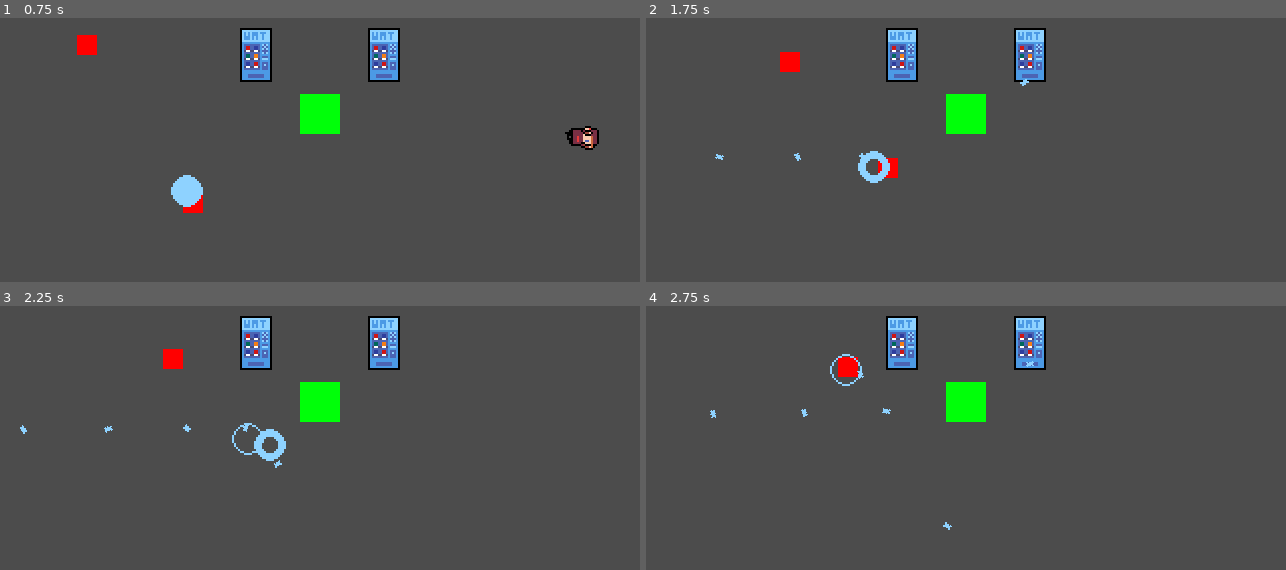
Above: before the commit, frames 1-4 (two rows, left to right).
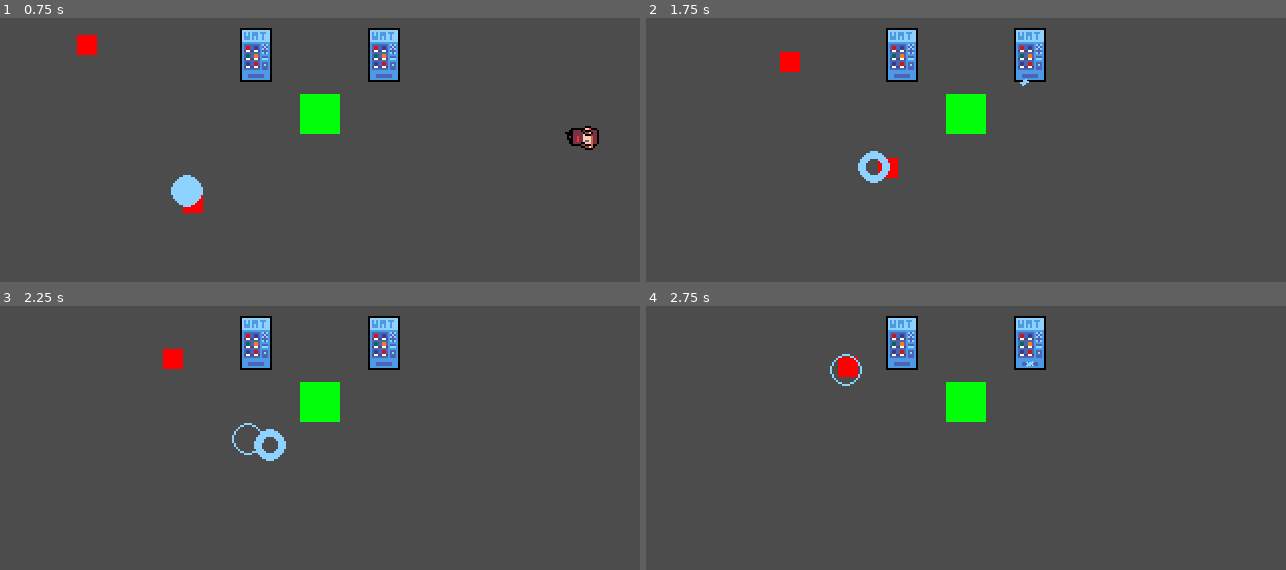
Above: after the commit, the same moments.

Repository: pithnoo/Elevending
Game: Godot game, scene res://Scenes/World.tscn
The game is run twice, just before and just after one commit, with the same random seed, the same clock (stepped at 60 frames per second) and the same inputs.
Inputs:
- Up to frame 1 (0.75 s): hold Right (ui_right) from 0.53 s (still down); tap Space (roll) at 0.6 s
- Up to frame 2 (1.75 s): release Right (ui_right) at 1.28 s; hold Down (ui_down) from 1.28 s (still down); tap Space (roll) at 1.35 s
- Up to frame 3 (2.25 s): release Down (ui_down) at 2.03 s; hold Right (ui_right) from 2.03 s (still down); tap Space (roll) at 2.1 s
- Up to frame 4 (2.75 s): keep holding Right (ui_right)

Frame 1 is identical in both runs. In frame 2, less than 0.1% of the frame differs, in the area x 10-35%, y 51-55%; in frame 3, less than 0.1%, in the area x 3-45%, y 44-62%; in frame 4, less than 0.1%.

Commit message:
fixed issue where queue_free didn't work on projectiles, as child wasn't destroying parent

Diff:
--- a/Code/Enemy/enemy_hurt_box.gd
+++ b/Code/Enemy/enemy_hurt_box.gd
@@ -10,33 +10,34 @@
 export(damage_type) var type
 
 func _on_HurtBox_area_entered(area:Area2D):
-  match type:
-    damage_type.GRASS:
-      # type matchups for grass
-      match area.type:
-        area.element.GRASS:
-          emit_signal("buff_enemy")
-        area.element.WATER:
-          stats.health -= area.damage / 2
-        area.element.FIRE:
-          stats.health -= area.damage
-    damage_type.WATER:
-      # type matchups for water
-      match area.type:
-        area.element.GRASS:
-          stats.health -= area.damage
-        area.element.WATER:
-          emit_signal("buff_enemy")
-        area.element.FIRE:
-          stats.health -= area.damage / 2
-    damage_type.FIRE:
-      # type matchups for fire
-      match area.type:
-        area.element.GRASS:
-          stats.health -= area.damage / 2
-        area.element.WATER:
-          stats.health -= area.damage
-        area.element.FIRE:
-          emit_signal("buff_enemy")
+	match type:
+		damage_type.GRASS:
+			# type matchups for grass
+			match area.type:
+				area.element.GRASS:
+					emit_signal("buff_enemy")
+				area.element.WATER:
+					stats.health -= area.damage / 2
+				area.element.FIRE:
+					stats.health -= area.damage
+		damage_type.WATER:
+			# type matchups for water
+			match area.type:
+				area.element.GRASS:
+					stats.health -= area.damage
+				area.element.WATER:
+					emit_signal("buff_enemy")
+				area.element.FIRE:
+					stats.health -= area.damage / 2
+		damage_type.FIRE:
+			# type matchups for fire
+			match area.type:
+				area.element.GRASS:
+					stats.health -= area.damage / 2
+				area.element.WATER:
+					stats.health -= area.damage
+				area.element.FIRE:
+					emit_signal("buff_enemy")
 
-  area.destroy()
+	#print(area)
+	area.destroy()
--- a/Code/Properties/projectile.gd
+++ b/Code/Properties/projectile.gd
@@ -7,8 +7,8 @@
 export(int) var damage
 
 func destroy():
-  var effect = deathEffect.instance()
-  var main = get_tree().current_scene
-  main.add_child(effect)
-  effect.global_position = global_position
-  queue_free()
+	var effect = deathEffect.instance()
+	var main = get_tree().current_scene
+	main.add_child(effect)
+	effect.global_position = global_position
+	get_parent().queue_free()
--- a/Code/effect.gd
+++ b/Code/effect.gd
@@ -1,10 +1,12 @@
-extends AnimatedSprite
+extends RigidBody2D
 
-# Called when the node enters the scene tree for the first time.
+onready var timer: Timer = $Timer
+
+export(float) var life_time
+
 func _ready():
-	connect("animation_finished", self, "_on_animation_finished")
-	frame = 0
-	play("Animate")
+	timer.start(life_time)
 
-func _on_animation_finished():
-	queue_free()
+func _process(_delta: float):
+	if timer.is_stopped():
+		queue_free()
--- /dev/null
+++ b/Code/sprite_effect.gd
@@ -0,0 +1,10 @@
+extends AnimatedSprite
+
+# Called when the node enters the scene tree for the first time.
+func _ready():
+	connect("animation_finished", self, "_on_animation_finished")
+	frame = 0
+	play("Animate")
+
+func _on_animation_finished():
+	queue_free()
--- a/Scenes/Enemies/EnemyFollowCoreTemplate.tscn
+++ b/Scenes/Enemies/EnemyFollowCoreTemplate.tscn
@@ -97,7 +97,7 @@
 shape = SubResource( 4 )
 
 [node name="HurtBox" type="Area2D" parent="."]
-collision_layer = 8
+collision_layer = 0
 collision_mask = 16
 script = ExtResource( 8 )
 entity_stats = NodePath("../Stats")
--- a/Scenes/Enemies/EnemyFollowPlayerTemplate.tscn
+++ b/Scenes/Enemies/EnemyFollowPlayerTemplate.tscn
@@ -100,6 +100,7 @@
 
 [node name="CoreRange" type="Area2D" parent="."]
 visible = false
+collision_layer = 0
 collision_mask = 2
 script = ExtResource( 1 )
 
@@ -116,7 +117,7 @@
 shape = SubResource( 4 )
 
 [node name="HurtBox" type="Area2D" parent="."]
-collision_layer = 8
+collision_layer = 0
 collision_mask = 16
 script = ExtResource( 9 )
 entity_stats = NodePath("../Stats")
@@ -128,14 +129,12 @@
 shape = SubResource( 1 )
 
 [node name="PlayerHitBox" type="Area2D" parent="."]
-scale = Vector2( 1, 1 )
 collision_layer = 0
 
 [node name="CollisionShape2D" type="CollisionShape2D" parent="PlayerHitBox"]
 shape = SubResource( 12 )
 
 [node name="CoreHitBox" type="Area2D" parent="."]
-scale = Vector2( 1, 1 )
 collision_layer = 0
 collision_mask = 2
 
--- a/Scenes/Entities/Core.tscn
+++ b/Scenes/Entities/Core.tscn
@@ -1,6 +1,7 @@
-[gd_scene load_steps=4 format=2]
+[gd_scene load_steps=5 format=2]
 
 [ext_resource path="res://Art/White-Pixel.png" type="Texture" id=1]
+[ext_resource path="res://Scenes/Stats.tscn" type="PackedScene" id=2]
 
 [sub_resource type="RectangleShape2D" id=1]
 
@@ -11,6 +12,9 @@
 scale = Vector2( 20, 20 )
 collision_layer = 10
 collision_mask = 0
+
+[node name="Stats" parent="." instance=ExtResource( 2 )]
+max_health = 10
 
 [node name="CollisionShape2D" type="CollisionShape2D" parent="."]
 scale = Vector2( 0.05, 0.05 )
--- a/Scenes/Entities/Player.tscn
+++ b/Scenes/Entities/Player.tscn
@@ -177,6 +177,7 @@
 [node name="AnimationTree" type="AnimationTree" parent="."]
 tree_root = SubResource( 7 )
 anim_player = NodePath("../AnimationPlayer")
+active = true
 parameters/playback = SubResource( 8 )
 
 [node name="RollTimer" type="Timer" parent="."]
--- a/Scenes/Projectiles/FireProjectile.tscn
+++ b/Scenes/Projectiles/FireProjectile.tscn
@@ -1,11 +1,16 @@
-[gd_scene load_steps=5 format=2]
+[gd_scene load_steps=8 format=2]
 
 [ext_resource path="res://Art/bullets.png" type="Texture" id=1]
 [ext_resource path="res://Code/Properties/projectile.gd" type="Script" id=2]
 [ext_resource path="res://Scenes/Projectiles/ProjectileEffectFire.tscn" type="PackedScene" id=3]
+[ext_resource path="res://Scenes/Projectiles/ProjectileEffectWater.tscn" type="PackedScene" id=4]
+[ext_resource path="res://Code/Properties/projectile.gd" type="Script" id=5]
 
 [sub_resource type="CircleShape2D" id=1]
 radius = 3.0
+
+[sub_resource type="CircleShape2D" id=2]
+radius = 2.5
 
 [node name="FireProjectile" type="RigidBody2D"]
 collision_layer = 0
@@ -24,3 +29,14 @@
 texture = ExtResource( 1 )
 hframes = 3
 frame = 2
+
+[node name="HitBox" type="Area2D" parent="."]
+collision_layer = 16
+collision_mask = 0
+script = ExtResource( 5 )
+deathEffect = ExtResource( 4 )
+type = 1
+damage = 1
+
+[node name="CollisionShape2D" type="CollisionShape2D" parent="HitBox"]
+shape = SubResource( 2 )
--- a/Scenes/Projectiles/ProjectileEffectFire.tscn
+++ b/Scenes/Projectiles/ProjectileEffectFire.tscn
@@ -1,7 +1,7 @@
 [gd_scene load_steps=9 format=2]
 
 [ext_resource path="res://Art/bulletEffect.png" type="Texture" id=1]
-[ext_resource path="res://Code/effect.gd" type="Script" id=2]
+[ext_resource path="res://Code/sprite_effect.gd" type="Script" id=2]
 
 [sub_resource type="AtlasTexture" id=1]
 atlas = ExtResource( 1 )
--- a/Scenes/Projectiles/ProjectileEffectGrass.tscn
+++ b/Scenes/Projectiles/ProjectileEffectGrass.tscn
@@ -1,7 +1,7 @@
 [gd_scene load_steps=9 format=2]
 
 [ext_resource path="res://Art/bulletEffect.png" type="Texture" id=1]
-[ext_resource path="res://Code/effect.gd" type="Script" id=2]
+[ext_resource path="res://Code/sprite_effect.gd" type="Script" id=2]
 
 [sub_resource type="AtlasTexture" id=7]
 atlas = ExtResource( 1 )
--- a/Scenes/Projectiles/ProjectileEffectWater.tscn
+++ b/Scenes/Projectiles/ProjectileEffectWater.tscn
@@ -1,7 +1,7 @@
 [gd_scene load_steps=9 format=2]
 
 [ext_resource path="res://Art/bulletEffect.png" type="Texture" id=1]
-[ext_resource path="res://Code/effect.gd" type="Script" id=2]
+[ext_resource path="res://Code/sprite_effect.gd" type="Script" id=2]
 
 [sub_resource type="AtlasTexture" id=7]
 atlas = ExtResource( 1 )
--- a/Scenes/Projectiles/WaterProjectile.tscn
+++ b/Scenes/Projectiles/WaterProjectile.tscn
@@ -1,8 +1,9 @@
-[gd_scene load_steps=6 format=2]
+[gd_scene load_steps=7 format=2]
 
 [ext_resource path="res://Art/bullets.png" type="Texture" id=1]
 [ext_resource path="res://Code/Properties/projectile.gd" type="Script" id=2]
 [ext_resource path="res://Scenes/Projectiles/ProjectileEffectWater.tscn" type="PackedScene" id=3]
+[ext_resource path="res://Code/effect.gd" type="Script" id=4]
 
 [sub_resource type="CircleShape2D" id=1]
 radius = 2.0
@@ -14,6 +15,7 @@
 collision_layer = 8
 collision_mask = 0
 gravity_scale = 0.0
+script = ExtResource( 4 )
 
 [node name="CollisionShape2D" type="CollisionShape2D" parent="."]
 visible = false
@@ -34,3 +36,6 @@
 
 [node name="CollisionShape2D" type="CollisionShape2D" parent="HitBox"]
 shape = SubResource( 2 )
+
+[node name="Timer" type="Timer" parent="."]
+one_shot = true
